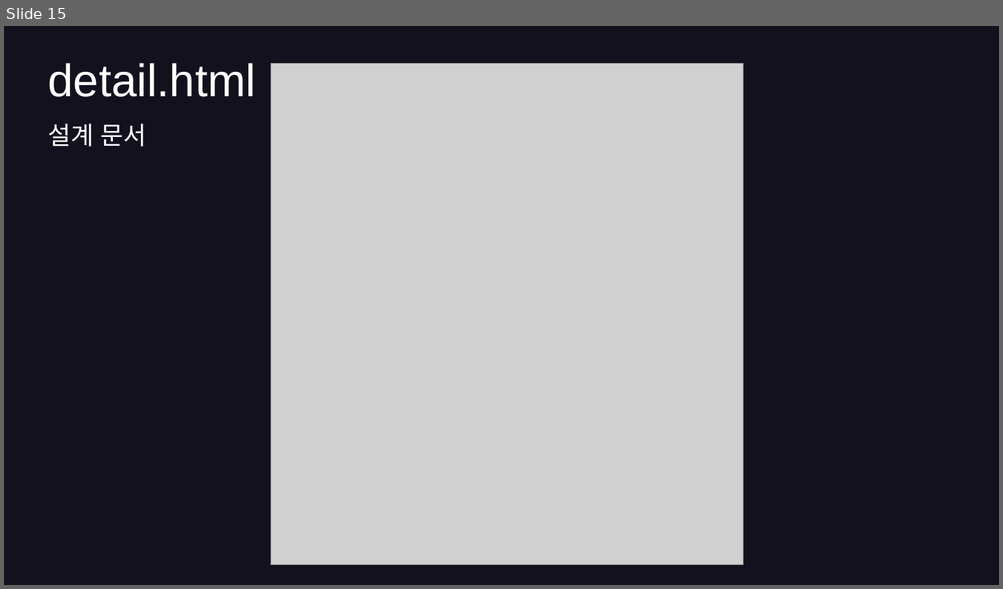
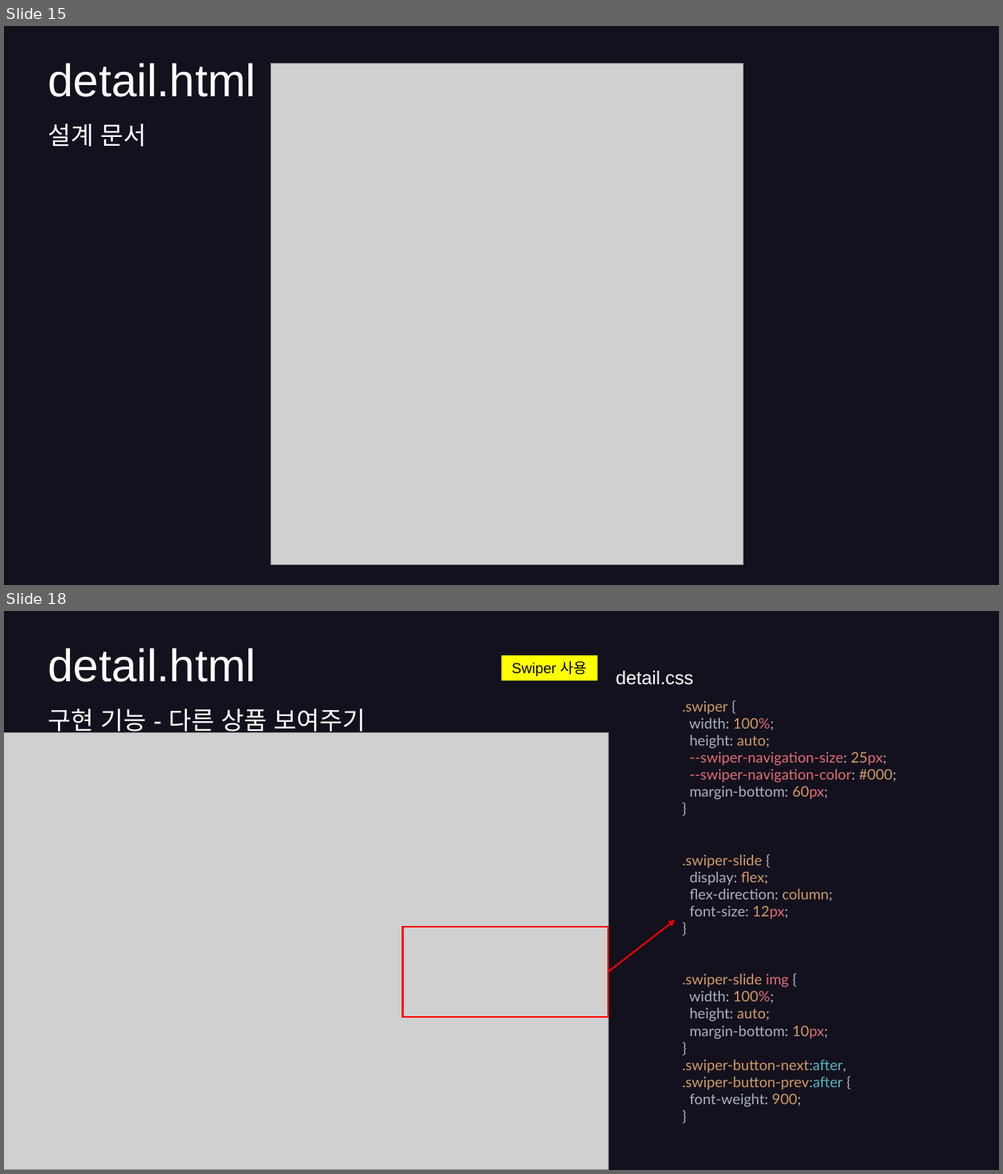
Before and after one commit to hyunkyumlee/FrontProject, a slide deck: 발표 자료/푸마_발표ppt.pptx. Shown one above the other, each under a label of ours: slide 15 before the commit, slides 15 and 18 after it; the slides between them are not shown. The pictures are 1003x589 and 1003x1174 pixels, drawn with LibreOffice and Linux fonts; fonts in the diff are those of the drawing; grey boxes stand for pictures. Boxes give left, top, right and bottom in pixels: in the first picture for what was removed or moved away, otherwise in the second. Text is boxed around its words. In the diff, an @@ line names an element or a change of style, - is before the commit and + after.

```diff
--- a/발표 자료/푸마_발표ppt.pptx
+++ b/발표 자료/푸마_발표ppt.pptx
@@ slide 18 added at box(4, 611, 999, 1170), background #13111D @@
@@ title added at box(48, 648, 256, 682), 44 pt, text #FFFFFF @@
+detail.html
@@ rectangle added at box(502, 655, 598, 681), fill #FFFF00, 14 pt, text #000000 @@
+Swiper 사용
@@ text added at box(615, 670, 693, 685), 18 pt, text #FFFFFF @@
+detail.css
@@ text added at box(48, 709, 366, 737), 24 pt, text #FFFFFF @@
+구현 기능 - 다른 상품 보여주기
@@ text added at box(682, 701, 896, 1108), 14 pt, text #ABB2BF @@
+.swiper {
+width: 100%;
+height: auto;
+--swiper-navigation-size: 25px;
+--swiper-navigation-color: #000;
+margin-bottom: 60px;
+}
+.swiper-slide {
+display: flex;
+flex-direction: column;
+font-size: 12px;
+}
+.swiper-slide img {
+width: 100%;
+height: auto;
+margin-bottom: 10px;
+}
+.swiper-button-next:after,
+.swiper-button-prev:after {
+font-weight: 900;
+}
@@ picture added at box(4, 732, 609, 1170) @@
@@ arrow added from (609, 972) to (674, 920), #FF0000 1.5 pt @@
@@ rectangle added at box(402, 926, 609, 1017), outline #FF0000 1.5 pt @@
```
Also in this commit, not shown: 5 slides changed, 13 other slides added, 2 other files.
